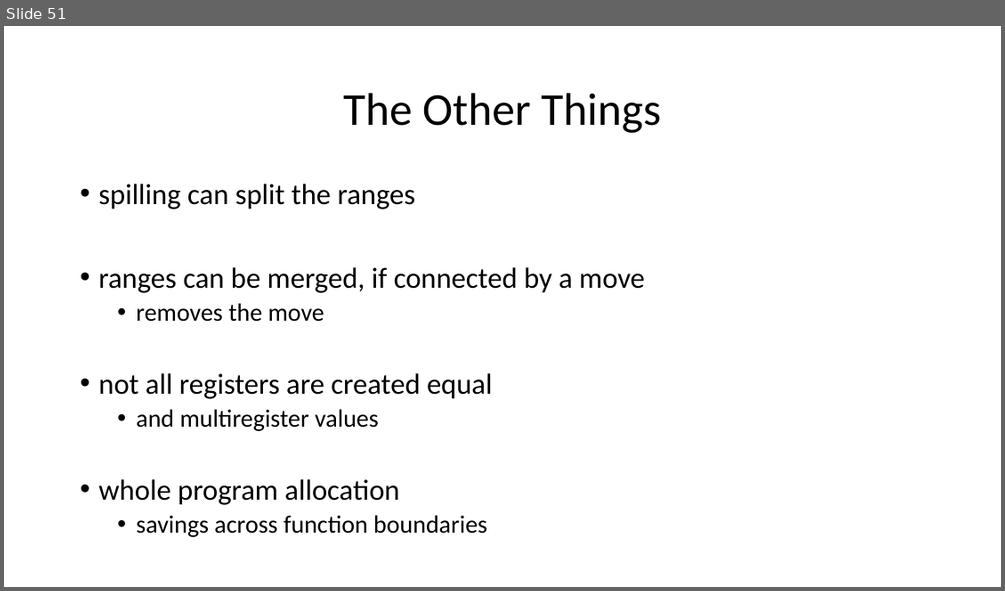
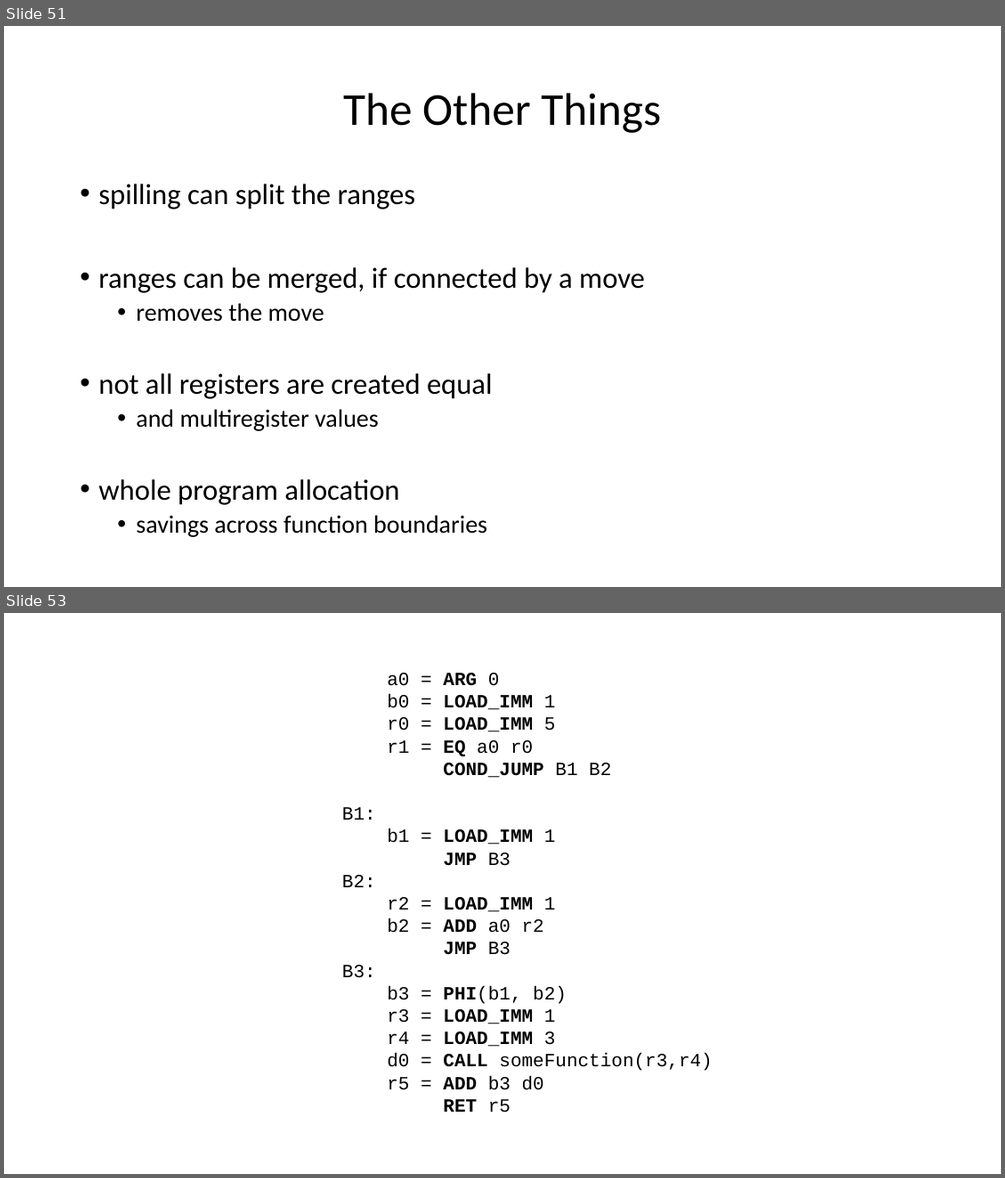
Before and after one commit to ganoliz/NI-GEN, a slide deck: media/NI-GEN-8.pptx. Shown one above the other, each under a label of ours: slide 51 before the commit, slides 51 and 53 after it; the slides between them are not shown. The pictures are 1005x591 and 1005x1178 pixels, drawn with LibreOffice and Linux fonts; fonts in the diff are those of the drawing. Boxes give left, top, right and bottom in pixels: in the first picture for what was removed or moved away, otherwise in the second. Text is boxed around its words. In the diff, an @@ line names an element or a change of style, - is before the commit and + after.

```diff
--- a/media/NI-GEN-8.pptx
+++ b/media/NI-GEN-8.pptx
@@ slide 53 added at (4, 613, 1001, 1174), background #FFFFFF @@
@@ text added at (342, 673, 712, 1112), 18 pt, text #000000 @@
+a0 = ARG 0
+b0 = LOAD_IMM 1
+r0 = LOAD_IMM 5
+r1 = EQ a0 r0
+COND_JUMP B1 B2
+B1:
+b1 = LOAD_IMM 1
+JMP B3
+B2:
+r2 = LOAD_IMM 1
+b2 = ADD a0 r2
+JMP B3
+B3:
+b3 = PHI(b1, b2)
+r3 = LOAD_IMM 1
+r4 = LOAD_IMM 3
+d0 = CALL someFunction(r3,r4)
+r5 = ADD b3 d0
+RET r5
```
Also in this commit, not shown: 2 slides changed, 16 other slides added, 5 other files.
